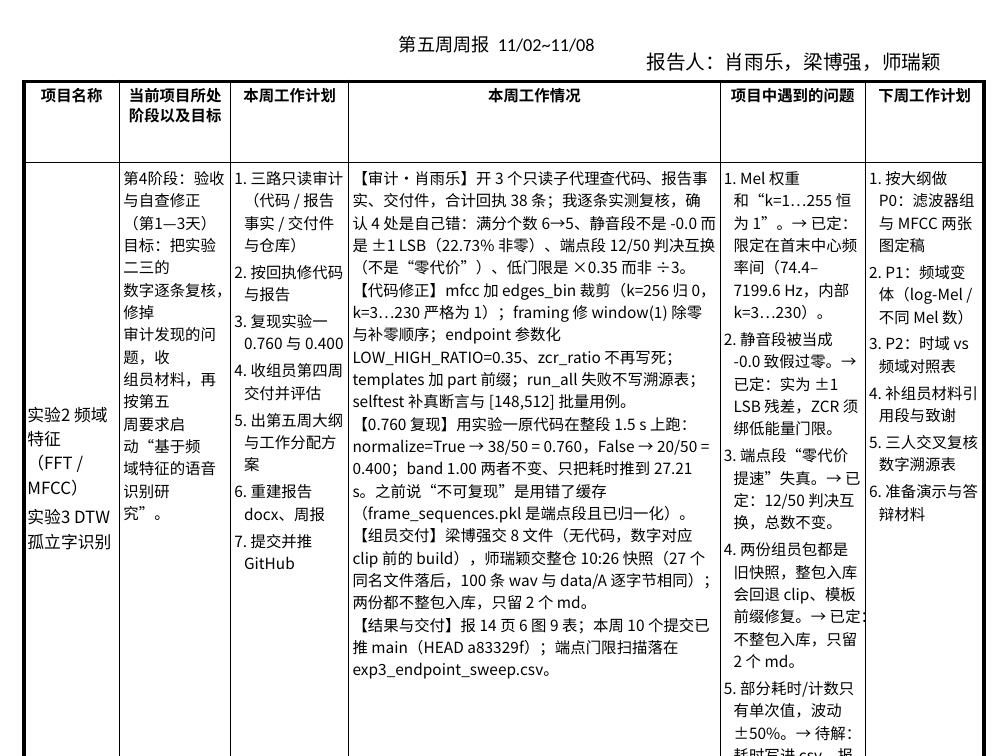
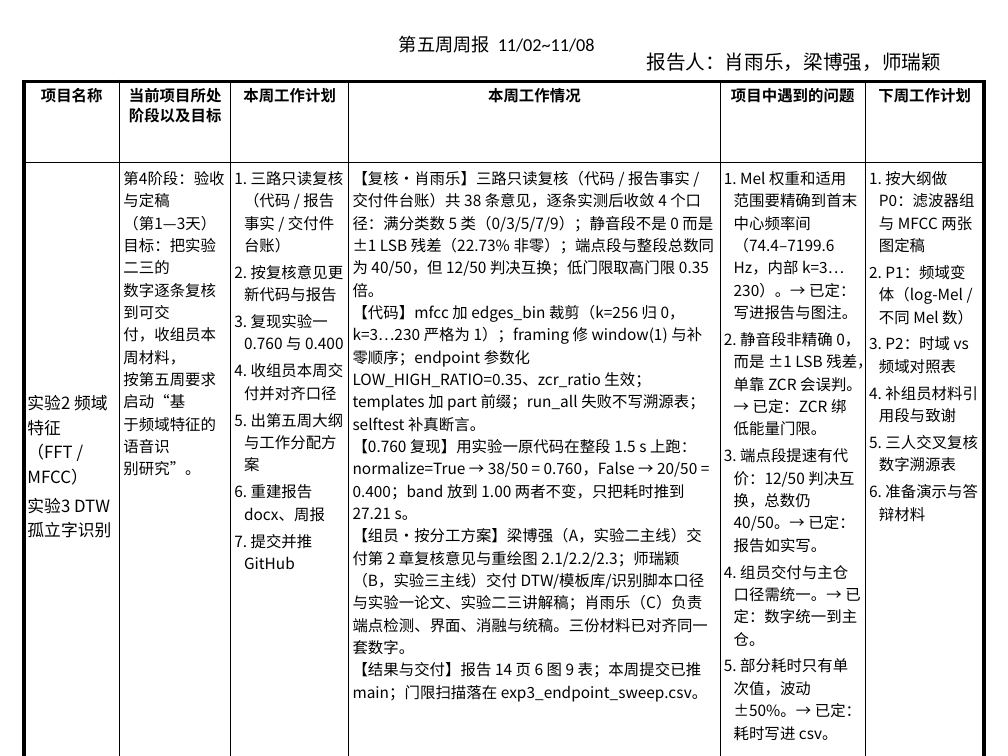
Before and after one commit to jinan2anle-web/dsp-lab, a slide deck: slide 1 of report/周报/第五周周报.pptx. Drawn at 1008x756 pixels with LibreOffice and Linux fonts; fonts in the diff are those of the drawing. Boxes give left, top, right and bottom in pixels: in the first picture for what was removed or moved away, otherwise in the second. Text is boxed around its words. In the diff, an @@ line names an element or a change of style, - is before the commit and + after.

Commit message:
docs: 第五周周报按分工方案重写组员内容，去掉自评措辞、问题栏改为口径说明

```diff
--- a/report/周报/第五周周报.pptx
+++ b/report/周报/第五周周报.pptx
@@ table at [24,82,984,745] @@
-row 2: 实验2 频域特征（FFT / MFCC） / 实验3 DTW 孤立字识别 | 第4阶段：验收与自查修正 / （第1—3天） / 目标：把实验二三的 / 数字逐条复核，修掉 / 审计发现的问题，收 / 组员材料，再按第五 / 周要求启动“基于频 / 域特征的语音识别研 / 究”。 | 1. 三路只读审计（代码 / 报告事实 / 交付件与仓库） / 2. 按回执修代码与报告 / 3. 复现实验一 0.760 与 0.400 / 4. 收组员第四周交付并评估 / 5. 出第五周大纲与工作分配方案 / 6. 重建报告 docx、周报 / 7. 提交并推 GitHub | 【审计·肖雨乐】开 3 个只读子代理查代码、报告事实、交付件，合计回执 38 条；我逐条实测复核，确认 4 处是自己错：满分个数 6→5、静音段不是 -0.0 而是 ±1 LSB（22.73% 非零）、端点段 12/50 判决互换（不是“零代价”）、低门限是 ×0.35 而非 ÷3。 / 【代码修正】mfcc 加 edges_bin 裁剪（k=256 归 0，k=3…230 严格为 1）；framing 修 window(1) 除零与补零顺序；endpoint 参数化 LOW_HIGH_RATIO=0.35、zcr_ratio 不再写死；templates 加 part 前缀；run_all 失败不写溯源表；selftest 补真断言与 [148,512] 批量用例。 / 【0.760 复现】用实验一原代码在整段 1.5 s 上跑：normalize=True → 38/50 = 0.760，False → 20/50 = 0.400；band 1.00 两者不变、只把耗时推到 27.21 s。之前说“不可复现”是用错了缓存（frame_sequences.pkl 是端点段且已归一化）。 / 【组员交付】梁博强交 8 文件（无代码，数字对应 clip 前的 build），师瑞颖交整仓 10:26 快照（27 个同名文件落后，100 条 wav 与 data/A 逐字节相同）；两份都不整包入库，只留 2 个 md。 / 【结果与交付】报 14 页 6 图 9 表；本周 10 个提交已推 main（HEAD a83329f）；端点门限扫描落在 exp3_endpoint_sweep.csv。 | 1. Mel 权重和“k=1…255 恒为 1”。→ 已定：限定在首末中心频率间（74.4–7199.6 Hz，内部 k=3…230）。 / 2. 静音段被当成 -0.0 致假过零。→ 已定：实为 ±1 LSB 残差，ZCR 须绑低能量门限。 / 3. 端点段“零代价提速”失真。→ 已定：12/50 判决互换，总数不变。 / 4. 两份组员包都是旧快照，整包入库会回退 clip、模板前缀修复。→ 已定：不整包入库，只留 2 个 md。 / 5. 部分耗时/计数只有单次值，波动 ±50%。→ 待解：耗时写进 csv，报告注明波动。 | 1. 按大纲做 P0：滤波器组与 MFCC 两张图定稿 / 2. P1：频域变体（log-Mel / 不同 Mel 数） / 3. P2：时域 vs 频域对照表 / 4. 补组员材料引用段与致谢 / 5. 三人交叉复核数字溯源表 / 6. 准备演示与答辩材料
+row 2: 实验2 频域特征（FFT / MFCC） / 实验3 DTW 孤立字识别 | 第4阶段：验收与定稿 / （第1—3天） / 目标：把实验二三的 / 数字逐条复核到可交 / 付，收组员本周材料， / 按第五周要求启动“基 / 于频域特征的语音识 / 别研究”。 | 1. 三路只读复核（代码 / 报告事实 / 交付件台账） / 2. 按复核意见更新代码与报告 / 3. 复现实验一 0.760 与 0.400 / 4. 收组员本周交付并对齐口径 / 5. 出第五周大纲与工作分配方案 / 6. 重建报告 docx、周报 / 7. 提交并推 GitHub | 【复核·肖雨乐】三路只读复核（代码 / 报告事实 / 交付件台账）共 38 条意见，逐条实测后收敛 4 个口径：满分类数 5 类（0/3/5/7/9）；静音段不是 0 而是 ±1 LSB 残差（22.73% 非零）；端点段与整段总数同为 40/50，但 12/50 判决互换；低门限取高门限 0.35 倍。 / 【代码】mfcc 加 edges_bin 裁剪（k=256 归 0，k=3…230 严格为 1）；framing 修 window(1) 与补零顺序；endpoint 参数化 LOW_HIGH_RATIO=0.35、zcr_ratio 生效；templates 加 part 前缀；run_all 失败不写溯源表；selftest 补真断言。 / 【0.760 复现】用实验一原代码在整段 1.5 s 上跑：normalize=True → 38/50 = 0.760，False → 20/50 = 0.400；band 放到 1.00 两者不变，只把耗时推到 27.21 s。 / 【组员·按分工方案】梁博强（A，实验二主线）交付第 2 章复核意见与重绘图 2.1/2.2/2.3；师瑞颖（B，实验三主线）交付 DTW/模板库/识别脚本口径与实验一论文、实验二三讲解稿；肖雨乐（C）负责端点检测、界面、消融与统稿。三份材料已对齐同一套数字。 / 【结果与交付】报告 14 页 6 图 9 表；本周提交已推 main；门限扫描落在 exp3_endpoint_sweep.csv。 | 1. Mel 权重和适用范围要精确到首末中心频率间（74.4–7199.6 Hz，内部 k=3…230）。→ 已定：写进报告与图注。 / 2. 静音段非精确 0，而是 ±1 LSB 残差，单靠 ZCR 会误判。→ 已定：ZCR 绑低能量门限。 / 3. 端点段提速有代价：12/50 判决互换，总数仍 40/50。→ 已定：报告如实写。 / 4. 组员交付与主仓口径需统一。→ 已定：数字统一到主仓。 / 5. 部分耗时只有单次值，波动 ±50%。→ 已定：耗时写进 csv。 | 1. 按大纲做 P0：滤波器组与 MFCC 两张图定稿 / 2. P1：频域变体（log-Mel / 不同 Mel 数） / 3. P2：时域 vs 频域对照表 / 4. 补组员材料引用段与致谢 / 5. 三人交叉复核数字溯源表 / 6. 准备演示与答辩材料
```
